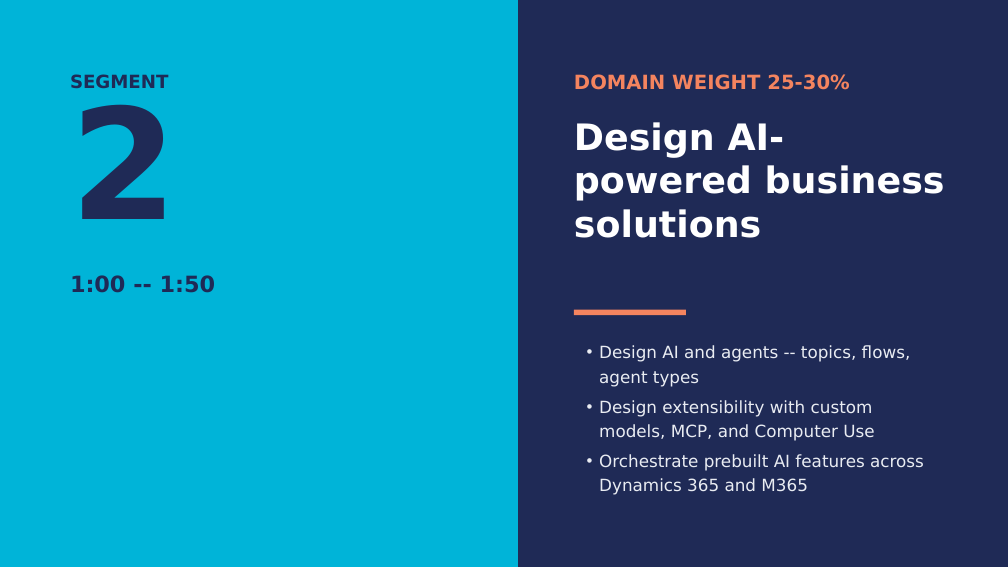
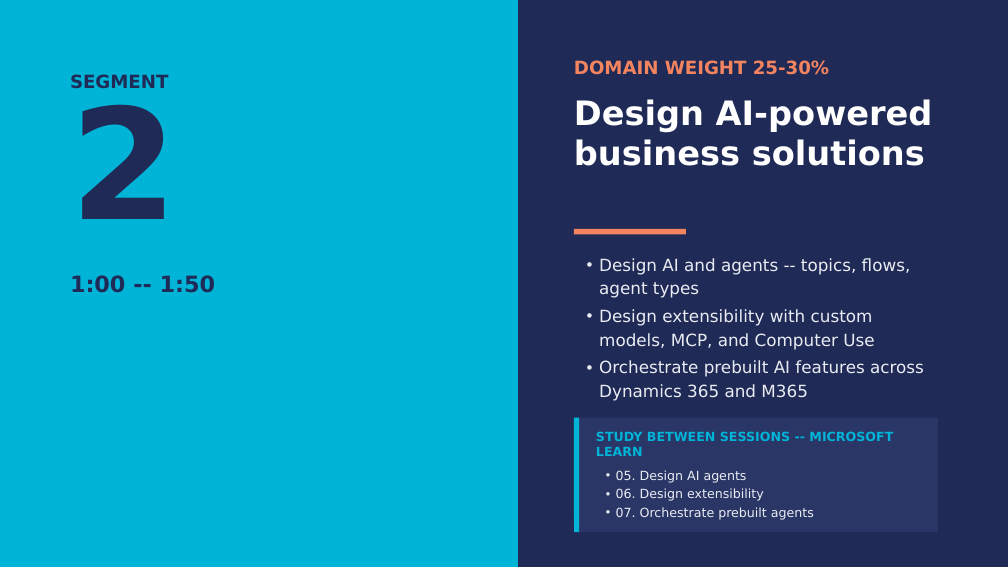
Before and after one commit to timothywarner-org/ab100, a slide deck: slide 9 of docs/ab100-course-deck-april-2026.pptx (slide 7 before the commit). Drawn at 1008x567 pixels with LibreOffice and Linux fonts; fonts in the diff are those of the drawing. Boxes give left, top, right and bottom in pixels: in the first picture for what was removed or moved away, otherwise in the second. Text is boxed around its words. In the diff, an @@ line names an element or a change of style, - is before the commit and + after.

```diff
--- a/docs/ab100-course-deck-april-2026.pptx
+++ b/docs/ab100-course-deck-april-2026.pptx
@@ text "DOMAIN WEIGHT 25-30%": place and size @@
-text "DOMAIN WEIGHT 25-30%" at (574, 74, 849, 90)
+text "DOMAIN WEIGHT 25-30%" at (574, 60, 829, 75)
@@ text "DOMAIN WEIGHT 25-30%" at (574, 60, 829, 75): size 14 to 13 pt; less space between paragraphs @@
@@ text "Design AI-powered business solutions": place and size @@
-text "Design AI-powered business solutions" at (574, 122, 945, 238)
+text "Design AI-powered business solutions" at (574, 99, 933, 166)
@@ text "Design AI-powered business solutions" at (574, 99, 933, 166): size 26 to 24 pt; less space between paragraphs @@
@@ rectangle: place and size @@
-rectangle at (574, 309, 685, 316)
+rectangle at (574, 229, 685, 235)
@@ text "Design AI and agents -- ...": place and size @@
-text "Design AI and agents -- ..." at (599, 345, 924, 495)
+text "Design AI and agents -- ..." at (599, 258, 924, 401)
@@ text "Design AI and agents -- ..." at (599, 258, 924, 401): line spacing 17.4pt to 16.8pt; less space between paragraphs @@
@@ rectangle added at (574, 417, 937, 532), fill #2A3666 @@
@@ line added from (577, 417) to (577, 532), #00B4D8 3.75 pt @@
@@ text added at (596, 431, 893, 456), 9 pt, text #00B4D8, bold @@
+STUDY BETWEEN SESSIONS -- MICROSOFT LEARN
@@ text added at (616, 470, 814, 520), 9 pt, text #E9ECF2 @@
+• 05. Design AI agents
+• 06. Design extensibility
+• 07. Orchestrate prebuilt agents
```
Also in this commit, not shown: 4 other slides changed, 8 slides added, 1 slide removed, 41 other files.
